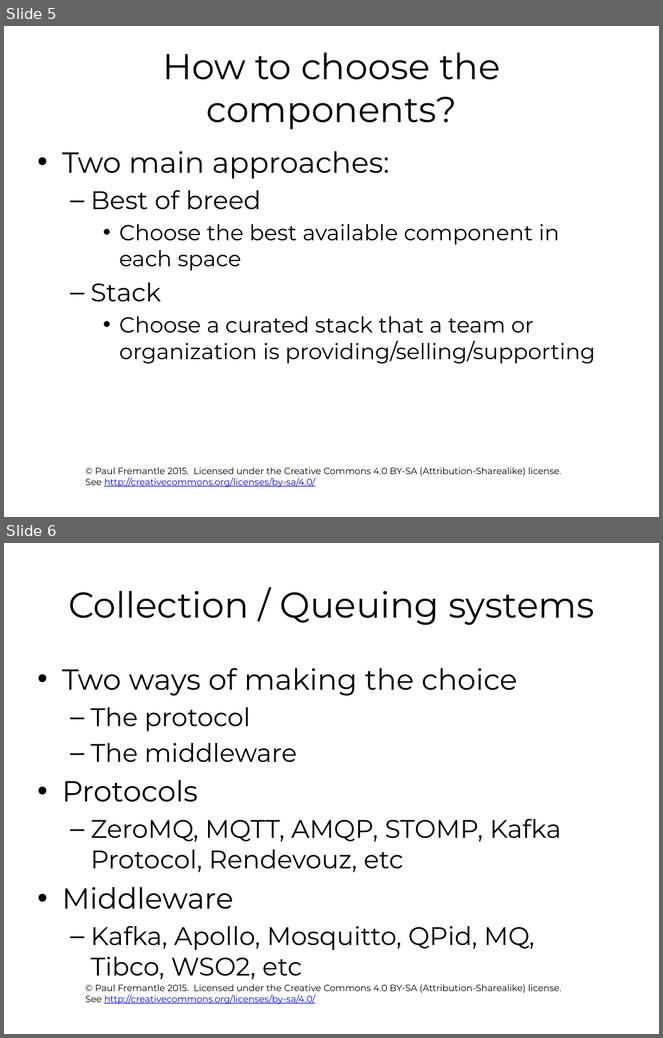
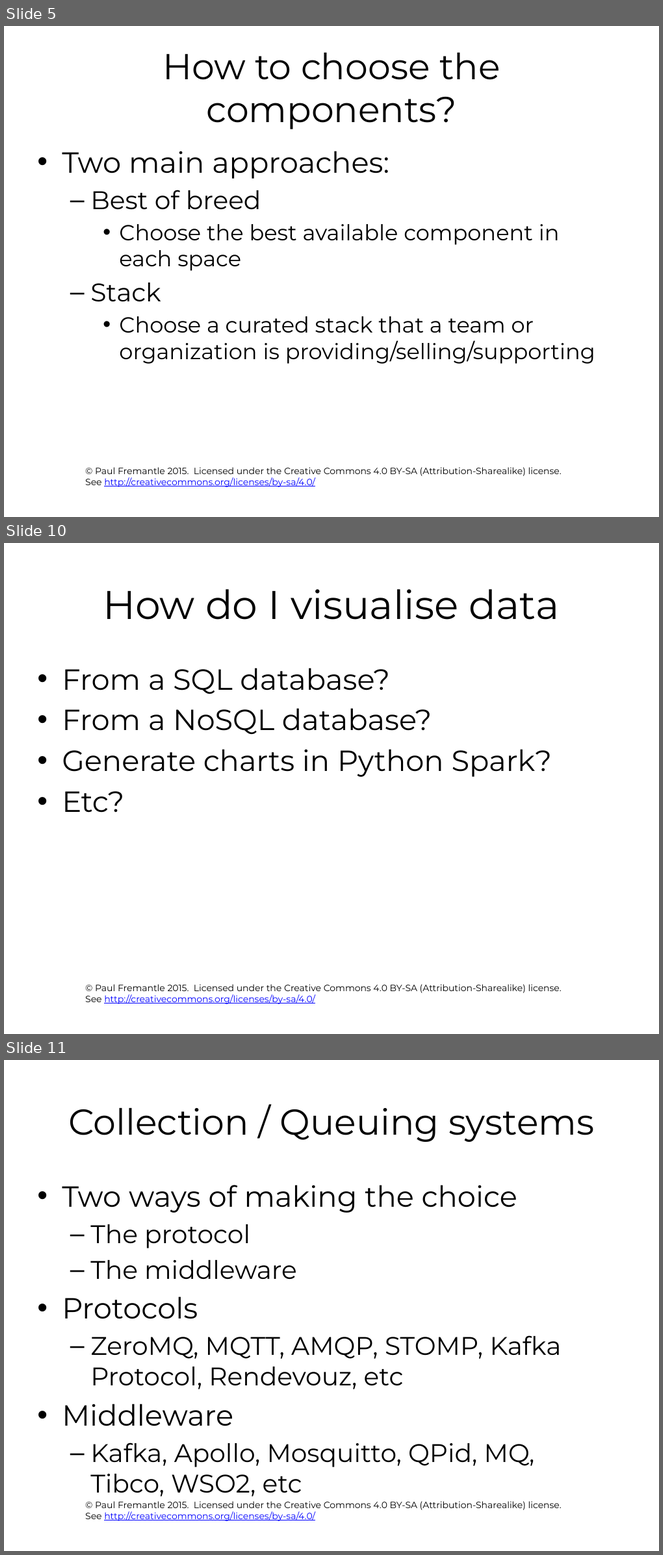
Before and after one commit to pzfreo/ox-clo, a slide deck: pres-source/12-big-data-recap.pptx. Shown one above the other, each under a label of ours: slides 5 and 6 before the commit, slides 5, 10 and 11 after it; the slides between them are not shown. The pictures are 663x1038 and 663x1555 pixels, drawn with LibreOffice and Linux fonts; fonts in the diff are those of the drawing; background and template pictures are left out. Boxes give left, top, right and bottom in pixels: in the first picture for what was removed or moved away, otherwise in the second. Text is boxed around its words. In the diff, an @@ line names an element or a change of style, - is before the commit and + after.

```diff
--- a/pres-source/12-big-data-recap.pptx
+++ b/pres-source/12-big-data-recap.pptx
@@ slide 10 added at <box>4,543,659,1034</box>, background #FFFFFF; not listed: 1 template element that a slide beside it also shows @@
@@ title added at <box>103,589,560,620</box>, 44 pt, text #000000 @@
+How do I visualise data
@@ text added at <box>62,668,552,813</box>, 32 pt, text #000000 @@
+• From a SQL database?
+• From a NoSQL database?
+• Generate charts in Python Spark?
+• Etc?
@@ what was slide 6 is now slide 11 @@
```
Also in this commit, not shown: 1 slide changed, 5 other slides added, 1 slide removed, 11 other files.
